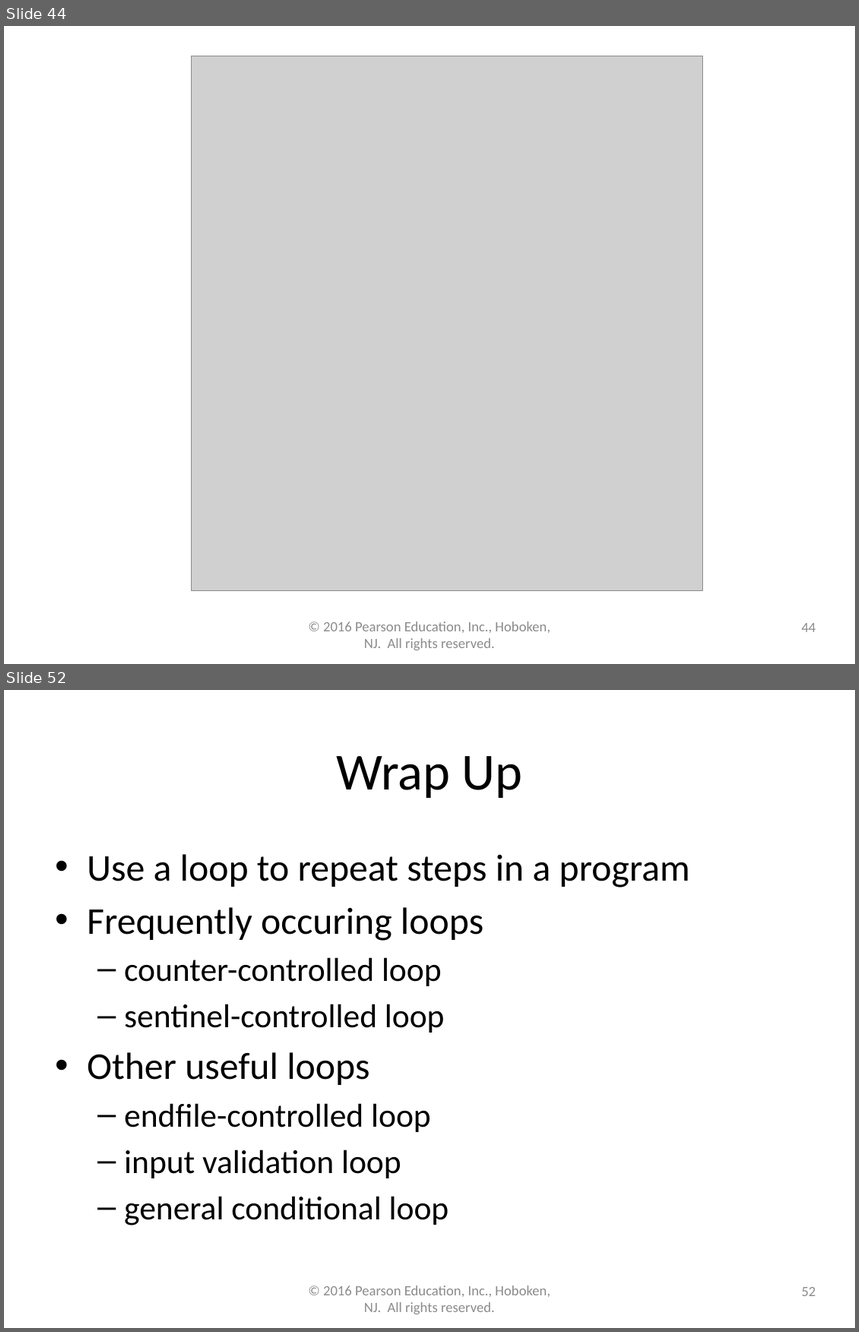
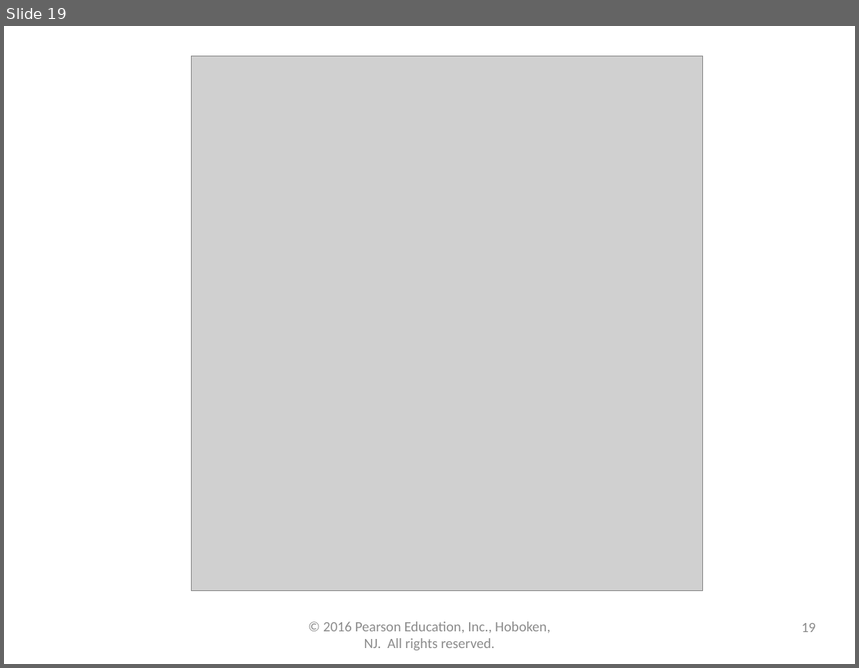
Before and after one commit to lgw2/lgw2.github.io, a slide deck: _teaching/csci112-fall-2023/lectures/ppts/Chapter5.pptx. Shown one above the other, each under a label of ours: slides 44 and 52 before the commit, slide 19 after it; the slides between them are not shown. The pictures are 859x1332 and 859x668 pixels, drawn with LibreOffice and Linux fonts; fonts in the diff are those of the drawing; grey boxes stand for pictures. Boxes give left, top, right and bottom in pixels: in the first picture for what was removed or moved away, otherwise in the second. Text is boxed around its words. In the diff, an @@ line names an element or a change of style, - is before the commit and + after.

```diff
--- a/_teaching/csci112-fall-2023/lectures/ppts/Chapter5.pptx
+++ b/_teaching/csci112-fall-2023/lectures/ppts/Chapter5.pptx
@@ slide 52 removed at [4, 690, 855, 1328], background #FFFFFF @@
@@ title removed at [336, 756, 523, 798] @@
-Wrap Up
@@ text removed at [87, 854, 690, 1226] @@
-• Use a loop to repeat steps in a program
-• Frequently occuring loops
-  – counter-controlled loop
-  – sentinel-controlled loop
-• Other useful loops
-  – endfile-controlled loop
-  – input validation loop
-  – general conditional loop
@@ text removed at [323, 1286, 550, 1315] @@
-© 2016 Pearson Education, Inc., Hoboken, NJ. All rights reserved.
@@ page number removed at [802, 1287, 816, 1296] @@
-52
@@ what was slide 44 is now slide 19 @@
@@ page number at [802, 623, 816, 632]: text changed @@
-44
+19
```
Also in this commit, not shown: 32 other slides removed, 2 other files.
